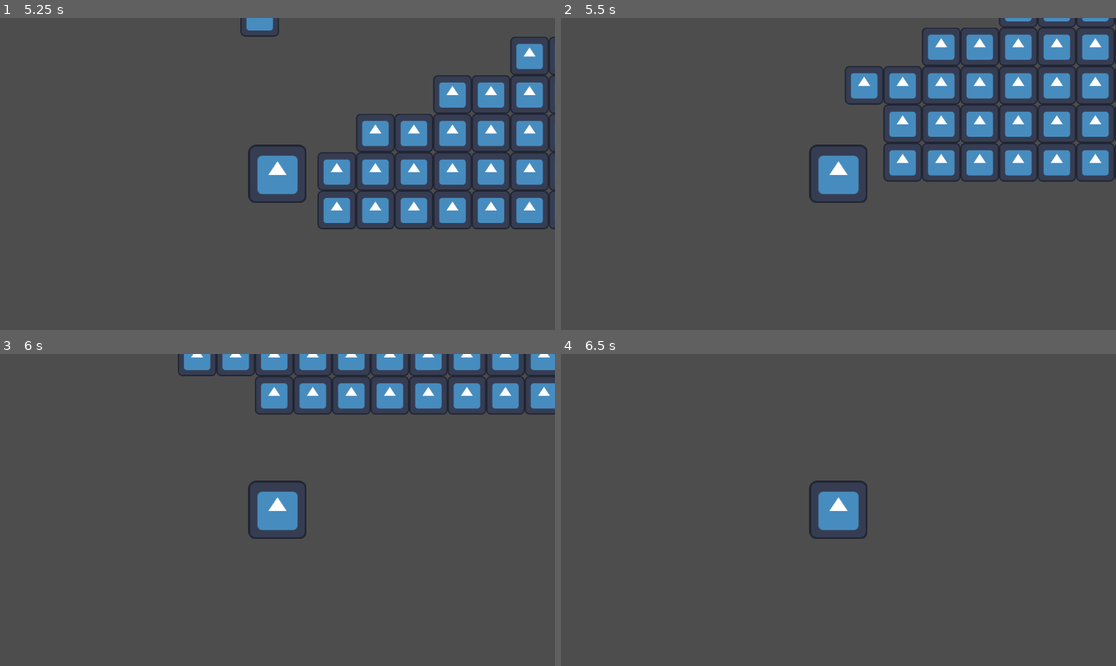
Above: before the commit, frames 1-4 (two rows, left to right).
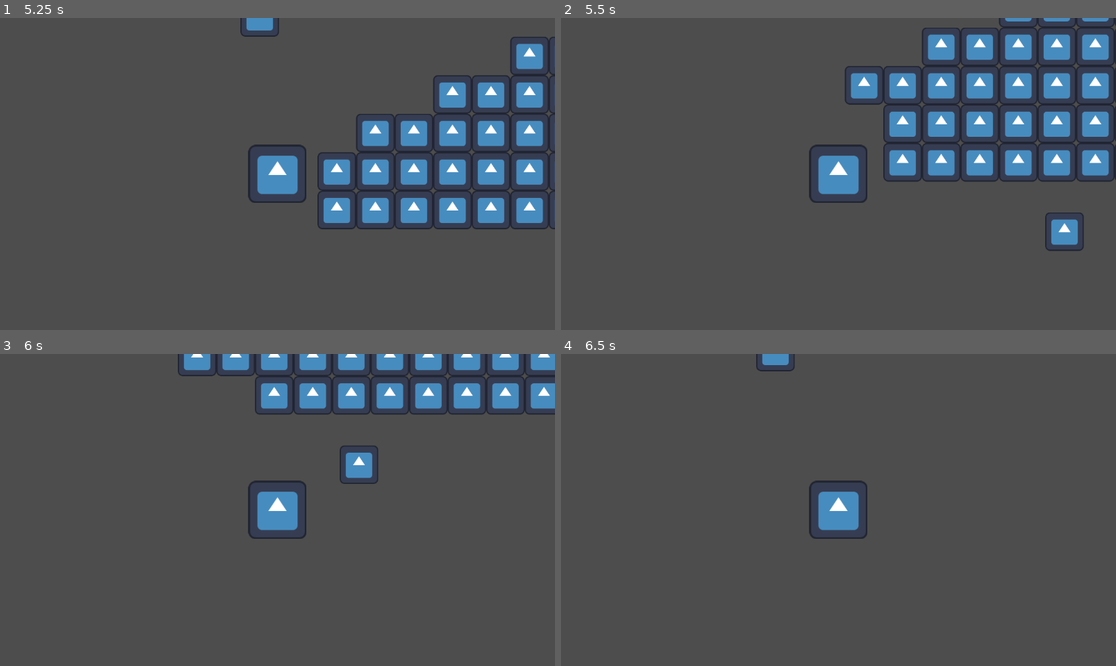
Above: after the commit, the same moments.

Repository: 24330/WORM-WORM-WORM
Game: Godot game, scene res://Menu.tscn
The game is run twice, just before and just after one commit, with the same random seed, the same clock (stepped at 60 frames per second) and the same inputs. The engine's default icon, where the game draws it, is replaced by a stand-in: a white triangle on a blue panel in a dark square.
Inputs:
- Up to frame 1 (5.25 s): click "Play" at 0.5 s; hold Right (ui_right) 1.28-2.78 s; hold Left (ui_left) 2.78-5.03 s; hold Right (ui_right) from 5.03 s (still down)
- Up to frame 2 (5.5 s): keep holding Right (ui_right)
- Up to frame 3 (6 s): keep holding Right (ui_right)
- Up to frame 4 (6.5 s): keep holding Right (ui_right)

Frame 1 is identical in both runs. In frame 2, 0.5% of the frame differs, in the area x 87-95%, y 62-75%; in frame 3, 0.5%; in frame 4, 0.2%.
Error after the commit: Parse Error: Cannot find member "respawn" in base "String". (res://enemy.gd:15)

Commit message:
enemy foesmt work

Diff:
--- /dev/null
+++ b/enemy.gd
@@ -0,0 +1,15 @@
+extends StaticBody2D
+
+
+# Called when the node enters the scene tree for the first time.
+func _ready() -> void:
+	pass # Replace with function body.
+
+
+# Called every frame. 'delta' is the elapsed time since the previous frame.
+func _process(delta: float) -> void:
+	pass
+
+func _on_Playa_area_entered(area: CharacterBody2D) -> void:
+		print("Ouch")
+		"Playa".respawn()
--- a/main_Scene.tscn
+++ b/main_Scene.tscn
@@ -4,6 +4,7 @@
 [ext_resource type="Texture2D" uid="uid://doq0tfmh1evbl" path="res://icon.svg" id="1_w1qci"]
 [ext_resource type="PackedScene" uid="uid://brdyttm2vckhq" path="res://foods.tscn" id="3_a600y"]
 [ext_resource type="Script" uid="uid://dudmy48p4mymh" path="res://foods.gd" id="4_2moaj"]
+[ext_resource type="Script" uid="uid://cd5t570kom77r" path="res://enemy.gd" id="5_g6ks6"]
 
 [sub_resource type="RectangleShape2D" id="RectangleShape2D_2dfxr"]
 size = Vector2(61, 60)
@@ -13,6 +14,9 @@
 
 [sub_resource type="RectangleShape2D" id="RectangleShape2D_g6ks6"]
 size = Vector2(32, 440)
+
+[sub_resource type="RectangleShape2D" id="RectangleShape2D_tflyj"]
+size = Vector2(32, 32)
 
 [node name="Node2D" type="Node2D" unique_id=86963004]
 
@@ -813,6 +817,19 @@
 position = Vector2(8, -51.999996)
 scale = Vector2(0.25, 3.4375)
 texture = ExtResource("1_w1qci")
+
+[node name="Enemy" type="StaticBody2D" parent="." unique_id=896046490]
+position = Vector2(608, 624)
+script = ExtResource("5_g6ks6")
+metadata/_edit_group_ = true
+
+[node name="Sprite2D" type="Sprite2D" parent="Enemy" unique_id=12893696]
+position = Vector2(0, 4.7683716e-07)
+scale = Vector2(0.3125, 0.3125)
+texture = ExtResource("1_w1qci")
+
+[node name="CollisionShape2D" type="CollisionShape2D" parent="Enemy" unique_id=201005649]
+shape = SubResource("RectangleShape2D_tflyj")
 
 [connection signal="area_entered" from="Playa/Area2D" to="Playa" method="_on_area_2d_area_entered"]
 [connection signal="area_entered" from="foods310" to="Playa" method="_on_foods_area_entered"]
--- a/playa.gd
+++ b/playa.gd
@@ -2,6 +2,7 @@
 
 
 const SPEED = 300.0
+var start_position = Vector2(0,0)
 
 
 
@@ -23,3 +24,9 @@
 func _on_area_2d_area_entered(area: Area2D) -> void:
 	if area.is_in_group("food"):
 		area.queue_free()
+
+
+#handle respawn
+
+func respawn():
+	position = start_position
Not shown, added: enemy.gd.uid
